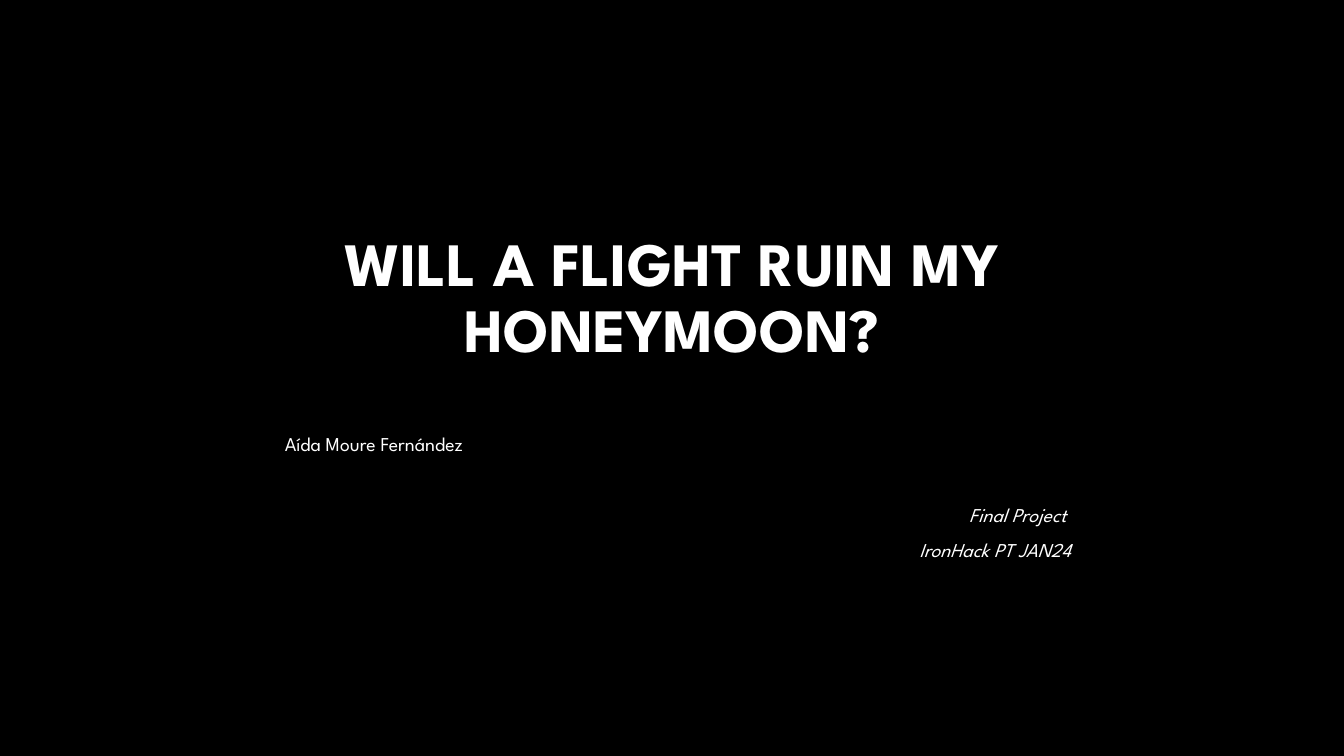
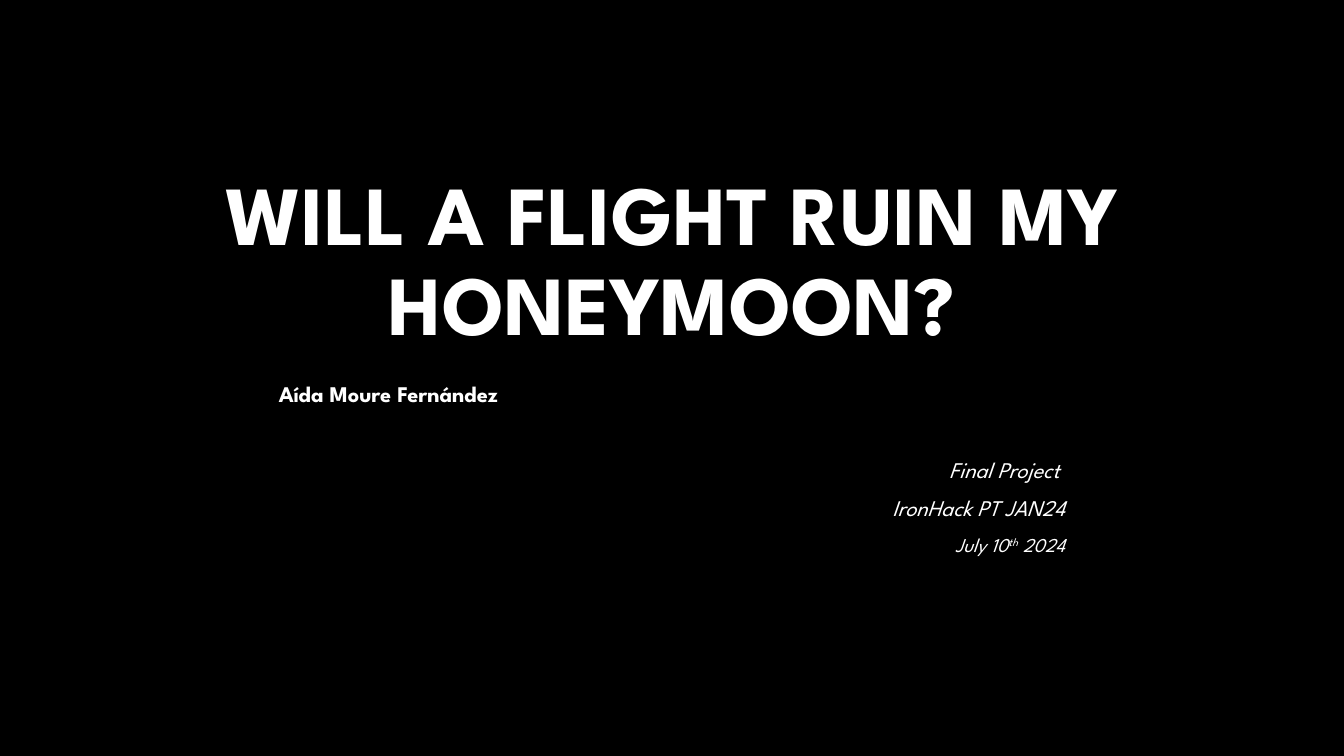
Before and after one commit to aidamouref/Airlines-Analyser, a slide deck: slide 1 of Airlines Analysis.pptx. Drawn at 1344x756 pixels with LibreOffice and Linux fonts; fonts in the diff are those of the drawing; background and template pictures are left out. Boxes give left, top, right and bottom in pixels: in the first picture for what was removed or moved away, otherwise in the second. Text is boxed around its words. In the diff, an @@ line names an element or a change of style, - is before the commit and + after.

```diff
--- a/Airlines Analysis.pptx
+++ b/Airlines Analysis.pptx
@@ title "WILL A FLIGHT RUIN MY ...": place and size @@
-title "WILL A FLIGHT RUIN MY ..." at (344, 244, 999, 353)
+title "WILL A FLIGHT RUIN MY ..." at (225, 188, 1118, 336)
@@ title "WILL A FLIGHT RUIN MY ..." at (225, 188, 1118, 336): size 44 to 60 pt @@
@@ subtitle "Aída Moure Fernández": place and size @@
-subtitle "Aída Moure Fernández" at (285, 437, 1071, 558)
+subtitle "Aída Moure Fernández" at (279, 386, 1065, 556)
@@ subtitle at (279, 386, 1065, 517): size 14 to 16 pt in "Aída Moure Fernández", "Final Project", "IronHack PT JAN24"; bold on in "Aída Moure Fernández" @@
@@ subtitle at (955, 538, 1065, 556): paragraph added @@
+July 10th 2024
```
Also in this commit, not shown: 8 other slides changed, 7 slides added, 13 other files.
